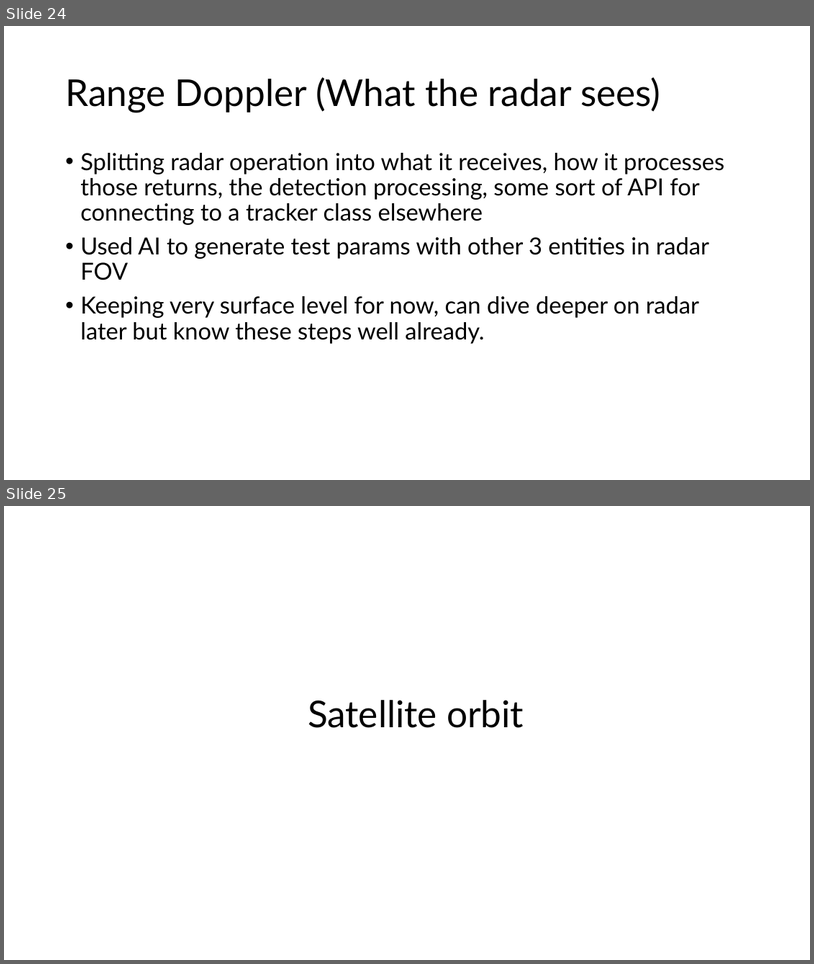
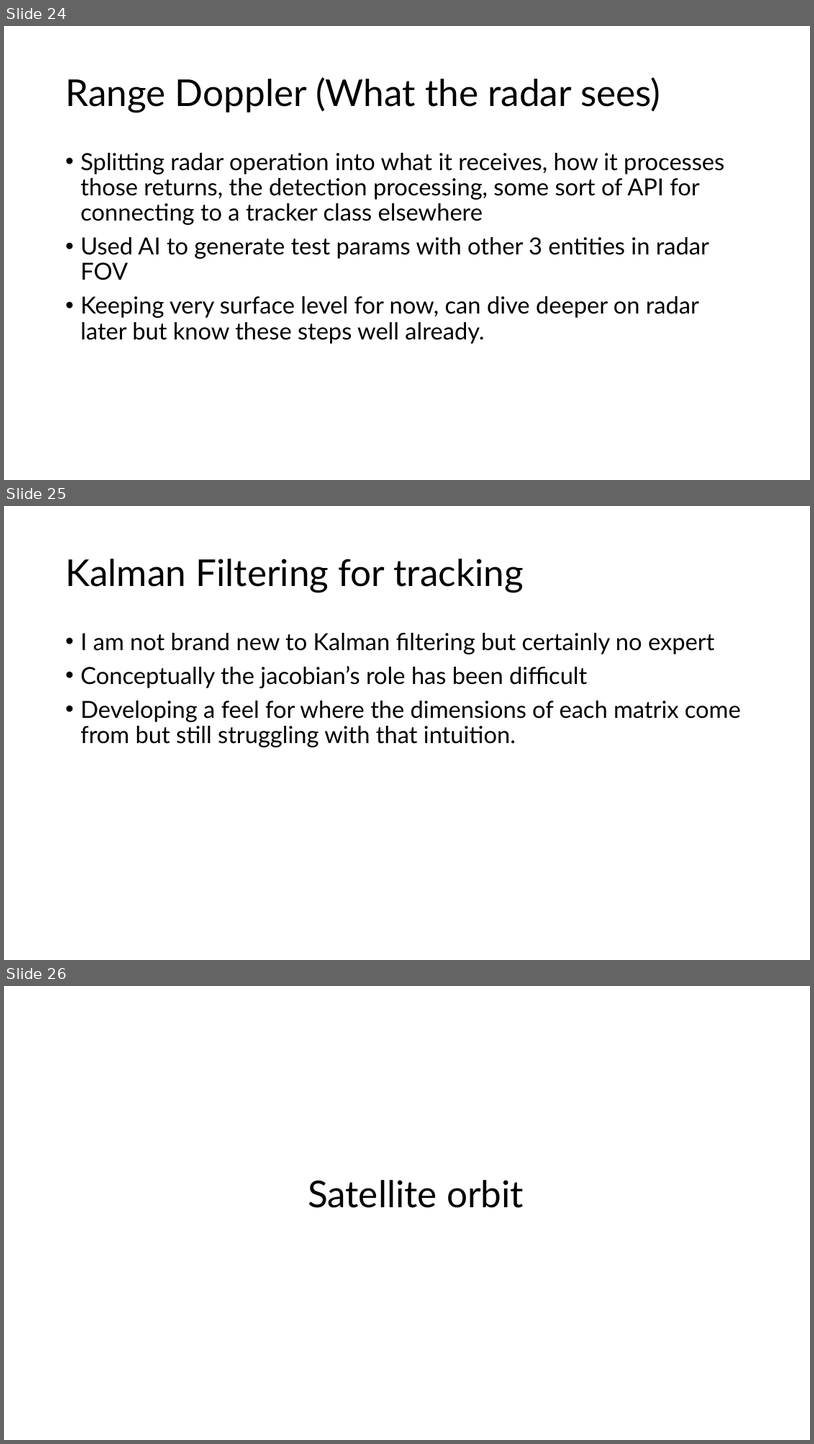
Before and after one commit to jeremyjestel/apogee, a slide deck: docs/Apogee_Progession.pptx. Shown one above the other, each under a label of ours: slides 24 and 25 before the commit, slides 24, 25 and 26 after it. The pictures are 814x964 and 814x1444 pixels, drawn with LibreOffice and Linux fonts; fonts in the diff are those of the drawing. Boxes give left, top, right and bottom in pixels: in the first picture for what was removed or moved away, otherwise in the second. Text is boxed around its words. In the diff, an @@ line names an element or a change of style, - is before the commit and + after.

```diff
--- a/docs/Apogee_Progession.pptx
+++ b/docs/Apogee_Progession.pptx
@@ slide 25 added at (4,506,810,960), background #FFFFFF @@
@@ title added at (65,559,524,592), 44 pt, text #000000 @@
+Kalman Filtering for tracking
@@ text added at (80,633,741,747), 28 pt, text #000000 @@
+• I am not brand new to Kalman filtering but certainly no expert
+• Conceptually the jacobian’s role has been difficult
+• Developing a feel for where the dimensions of each matrix come from but still struggling with that intuition.
@@ what was slide 25 is now slide 26 @@
```
Also in this commit, not shown: 14 other files.
